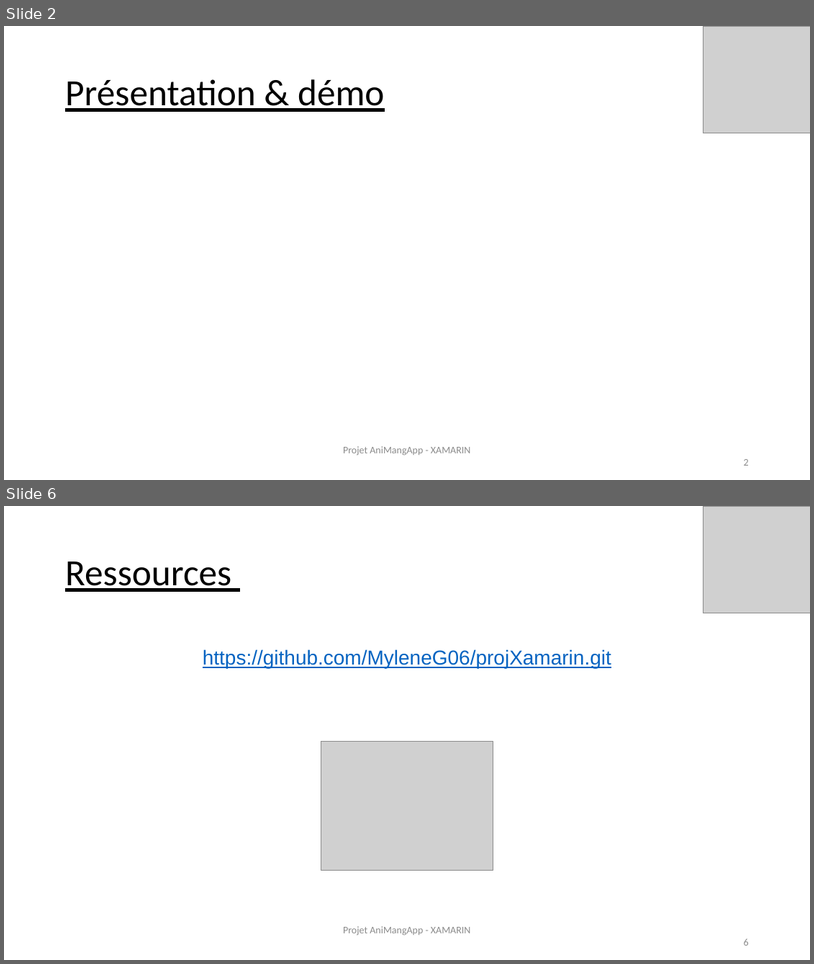
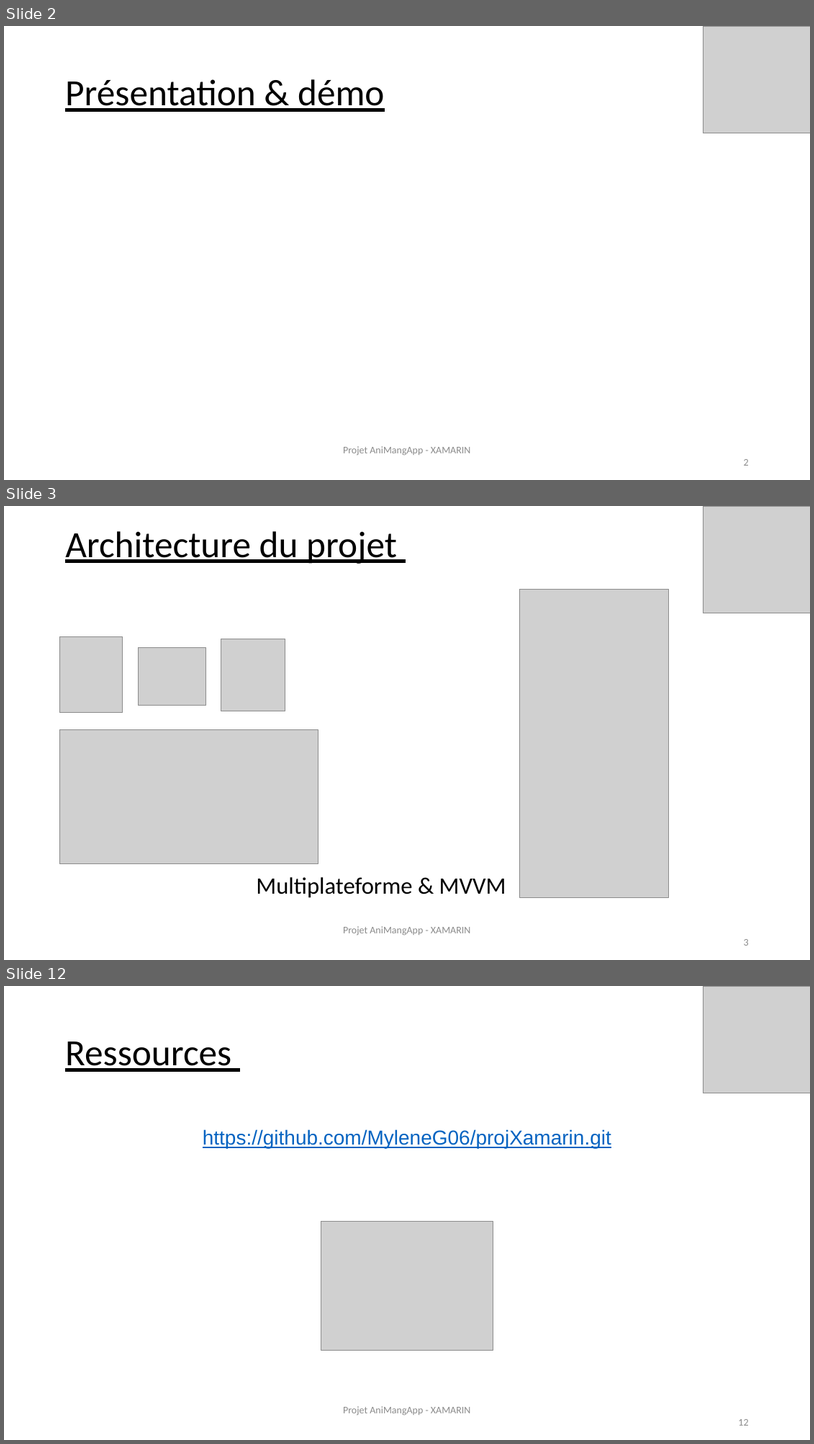
Before and after one commit to MyleneG06/projXamarin, a slide deck: Prez-Xamarin_AniMangApp.pptx. Shown one above the other, each under a label of ours: slides 2 and 6 before the commit, slides 2, 3 and 12 after it; the slides between them are not shown. The pictures are 814x964 and 814x1444 pixels, drawn with LibreOffice and Linux fonts; fonts in the diff are those of the drawing; grey boxes stand for pictures. Boxes give left, top, right and bottom in pixels: in the first picture for what was removed or moved away, otherwise in the second. Text is boxed around its words. In the diff, an @@ line names an element or a change of style, - is before the commit and + after.

```diff
--- a/Prez-Xamarin_AniMangApp.pptx
+++ b/Prez-Xamarin_AniMangApp.pptx
@@ slide 3 added at (x1=4, y1=506, x2=810, y2=960), background #FFFFFF @@
@@ picture added at (x1=703, y1=506, x2=810, y2=613) @@
@@ text added at (x1=65, y1=531, x2=397, y2=564), 44 pt, text #000000, underline @@
+Architecture du projet
@@ picture added at (x1=520, y1=589, x2=669, y2=897) @@
@@ picture added at (x1=59, y1=636, x2=123, y2=713) @@
@@ picture added at (x1=139, y1=648, x2=206, y2=705) @@
@@ picture added at (x1=221, y1=639, x2=286, y2=712) @@
@@ picture added at (x1=59, y1=730, x2=318, y2=864) @@
@@ text added at (x1=256, y1=877, x2=507, y2=898), 28 pt, text #000000 @@
+      Multiplateforme & MVVM
@@ text added at (x1=343, y1=926, x2=749, y2=945), 12 pt, text #8B8B8B @@
+Projet AniMangApp - XAMARIN
+3
@@ what was slide 6 is now slide 12 @@
@@ text at (x1=738, y1=1419, x2=748, y2=1425): text changed @@
-6
+12
```
Also in this commit, not shown: 2 slides changed, 7 other slides added, 2 slides removed.
